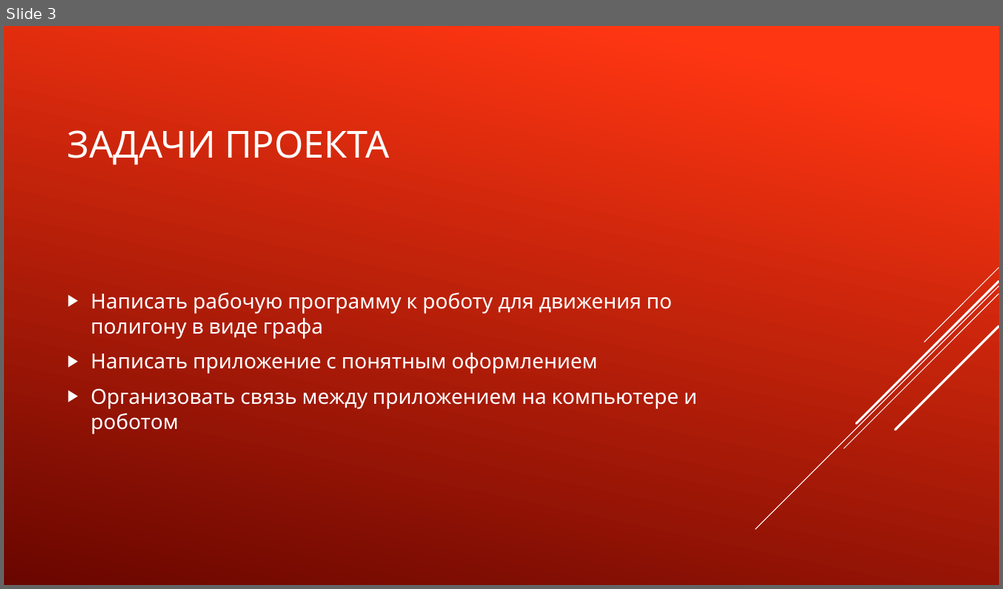
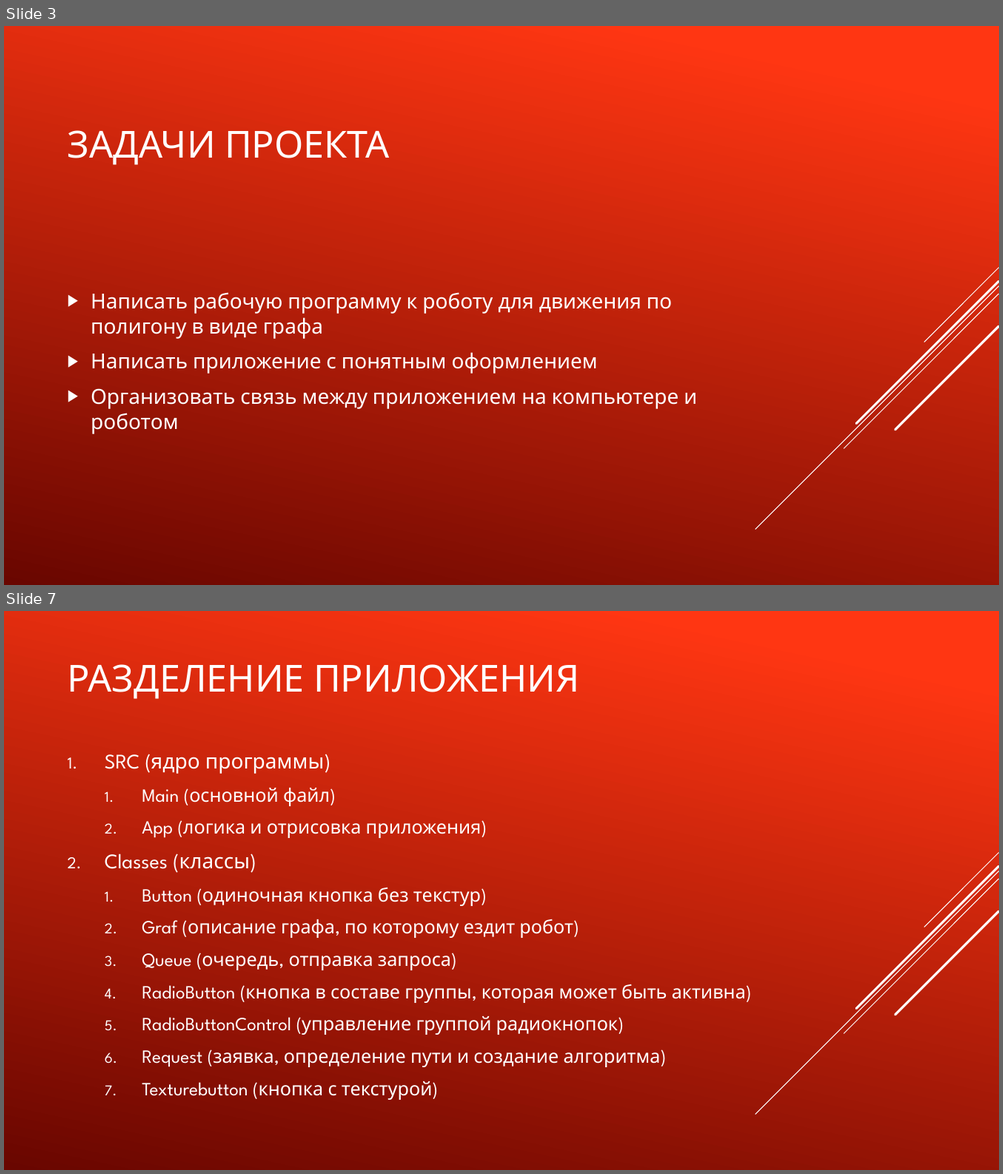
Before and after one commit to TransoChel/ProjectRobotLogistic, a slide deck: Проект «Робот-логист».pptx. Shown one above the other, each under a label of ours: slide 3 before the commit, slides 3 and 7 after it; the slides between them are not shown. The pictures are 1003x589 and 1003x1174 pixels, drawn with LibreOffice and Linux fonts; fonts in the diff are those of the drawing. Boxes give left, top, right and bottom in pixels: in the first picture for what was removed or moved away, otherwise in the second. Text is boxed around its words. In the diff, an @@ line names an element or a change of style, - is before the commit and + after.

```diff
--- a/Проект «Робот-логист».pptx
+++ b/Проект «Робот-логист».pptx
@@ slide 7 added at [4,611,999,1170], background gradient #FF3712 to #6A0600; not listed: 5 template elements that a slide beside it also shows @@
@@ title added at [68,664,579,699], 36 pt, text #FFFFFF @@
+РАЗДЕЛЕНИЕ ПРИЛОЖЕНИЯ
@@ text added at [105,755,745,1100], 18 pt, text #FFFFFF @@
+1. SRC (ядро программы)
+  1. Main (основной файл)
+  2. App (логика и отрисовка приложения)
+2. Classes (классы)
+  1. Button (одиночная кнопка без текстур)
+  2. Graf (описание графа, по которому ездит робот)
+  3. Queue (очередь, отправка запроса)
+  4. RadioButton (кнопка в составе группы, которая может быть активна)
+  5. RadioButtonControl (управление группой радиокнопок)
+  6. Request (заявка, определение пути и создание алгоритма)
+  7. Texturebutton (кнопка с текстурой)
```
Also in this commit, not shown: 3 slides changed, 4 other slides added, 1 slide removed, 5 other files.
